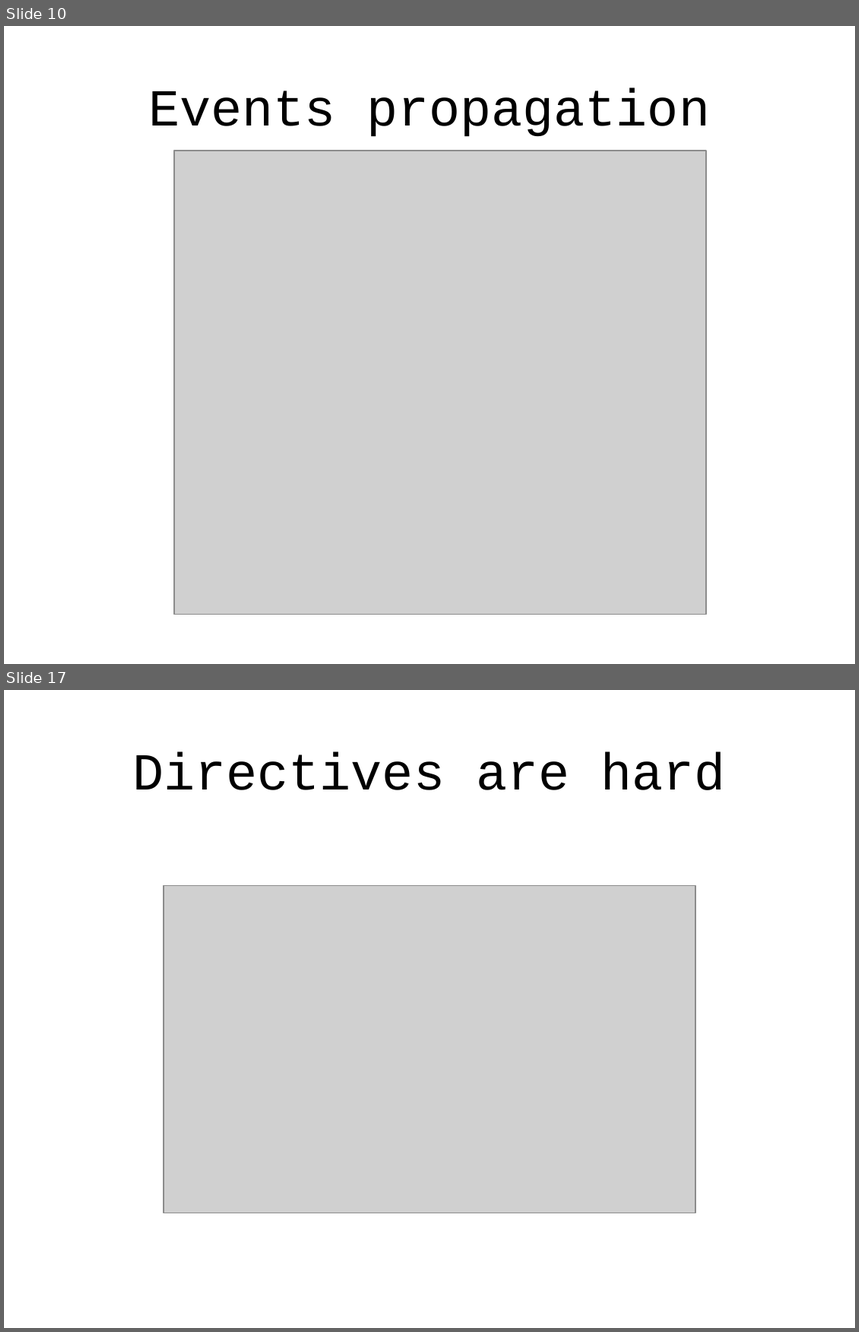
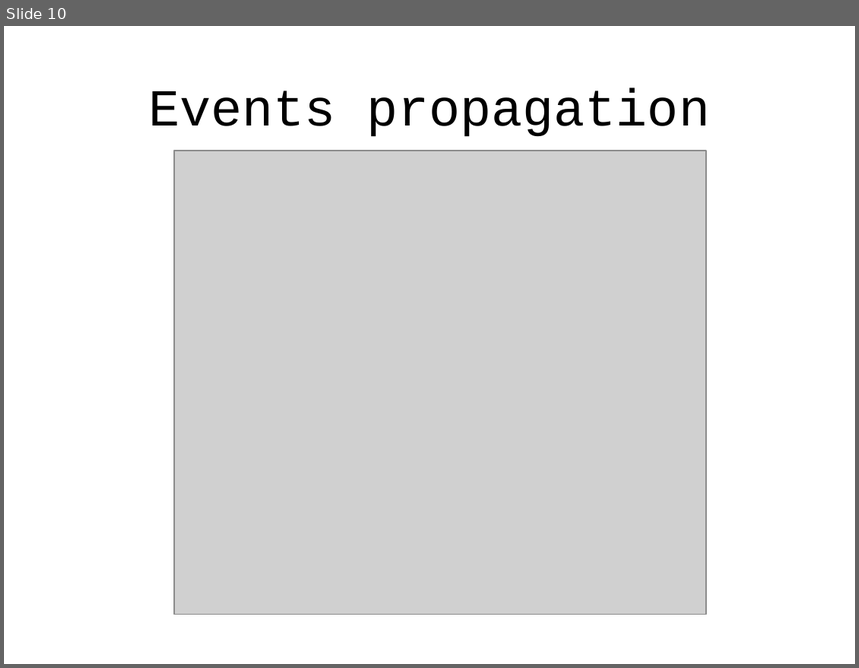
Before and after one commit to alexeymatveevp/angularjs-course, a slide deck: docs/02_ng_basics_followup.pptx. Shown one above the other, each under a label of ours: slides 10 and 17 before the commit, slide 10 after it; the slides between them are not shown. The pictures are 859x1332 and 859x668 pixels, drawn with LibreOffice and Linux fonts; fonts in the diff are those of the drawing; grey boxes stand for pictures. Boxes give left, top, right and bottom in pixels: in the first picture for what was removed or moved away, otherwise in the second. Text is boxed around its words. In the diff, an @@ line names an element or a change of style, - is before the commit and + after.

```diff
--- a/docs/02_ng_basics_followup.pptx
+++ b/docs/02_ng_basics_followup.pptx
@@ slide 17 removed at (x1=4, y1=690, x2=855, y2=1328), background #FFFFFF @@
@@ title removed at (x1=132, y1=752, x2=725, y2=790) @@
-Directives are hard
@@ picture removed at (x1=164, y1=886, x2=696, y2=1213) @@
```
Also in this commit, not shown: 3 slides changed, 5 slides added, 10 other slides removed, 9 other files.
